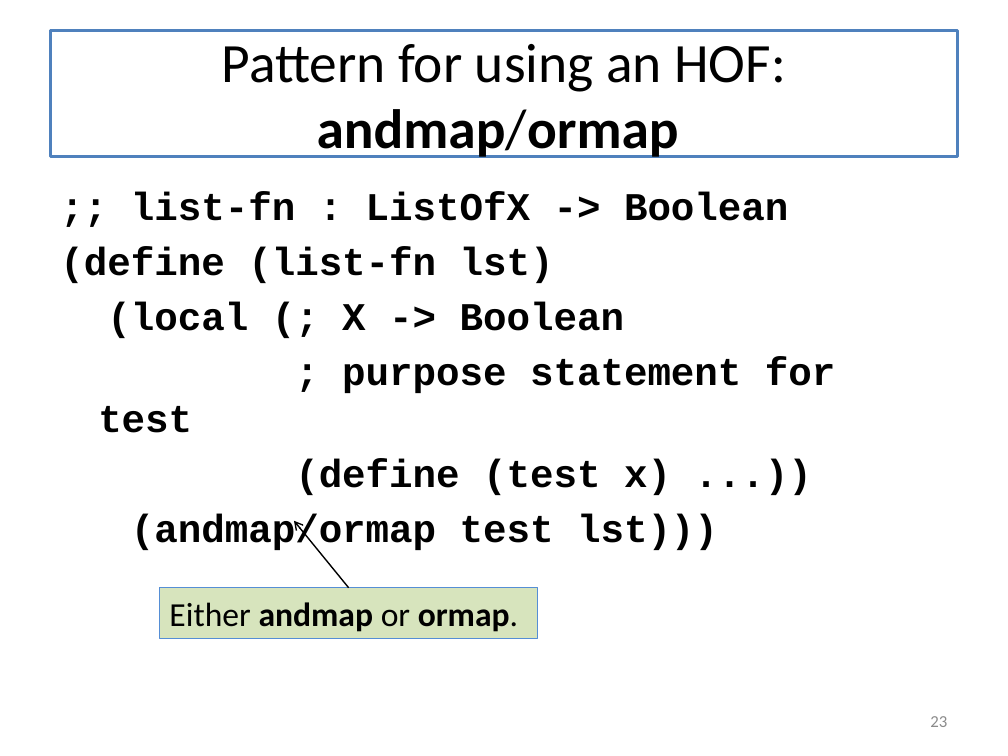
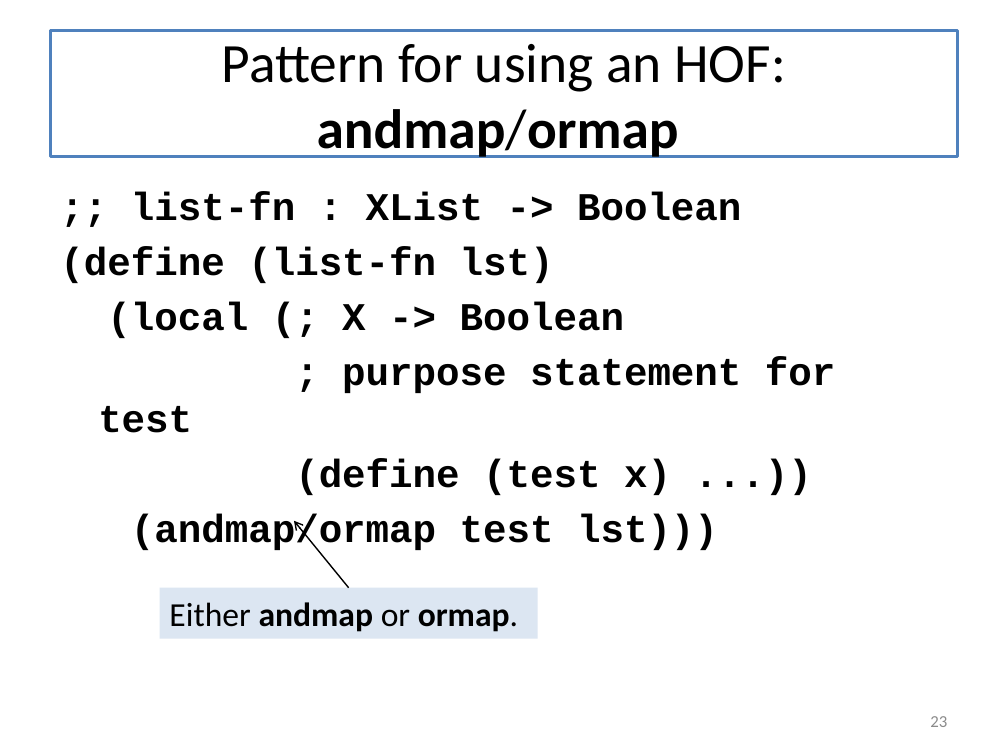
Before and after one commit to mwand/cs5010f17, a slide deck: slide 23 of Slides/Lesson 6.5 Rewriting Your Function Using Map and Foldr.pptx. Drawn at 1008x756 pixels with LibreOffice and Linux fonts; fonts in the diff are those of the drawing. Boxes give left, top, right and bottom in pixels: in the first picture for what was removed or moved away, otherwise in the second. Text is boxed around its words. In the diff, an @@ line names an element or a change of style, - is before the commit and + after.

```diff
--- a/Slides/Lesson 6.5 Rewriting Your Function Using Map and Foldr.pptx
+++ b/Slides/Lesson 6.5 Rewriting Your Function Using Map and Foldr.pptx
@@ text at box(131, 192, 741, 221): text changed @@
-;; list-fn : ListOfX -> Boolean
+;; list-fn : XList -> Boolean
@@ rectangle "Either andmap or ormap." at box(159, 588, 537, 638): fill #D7E4BD to #DCE6F2; outline #558ED5 1 pt to none @@
```
Also in this commit, not shown: 20 other slides changed, 8 other files.
